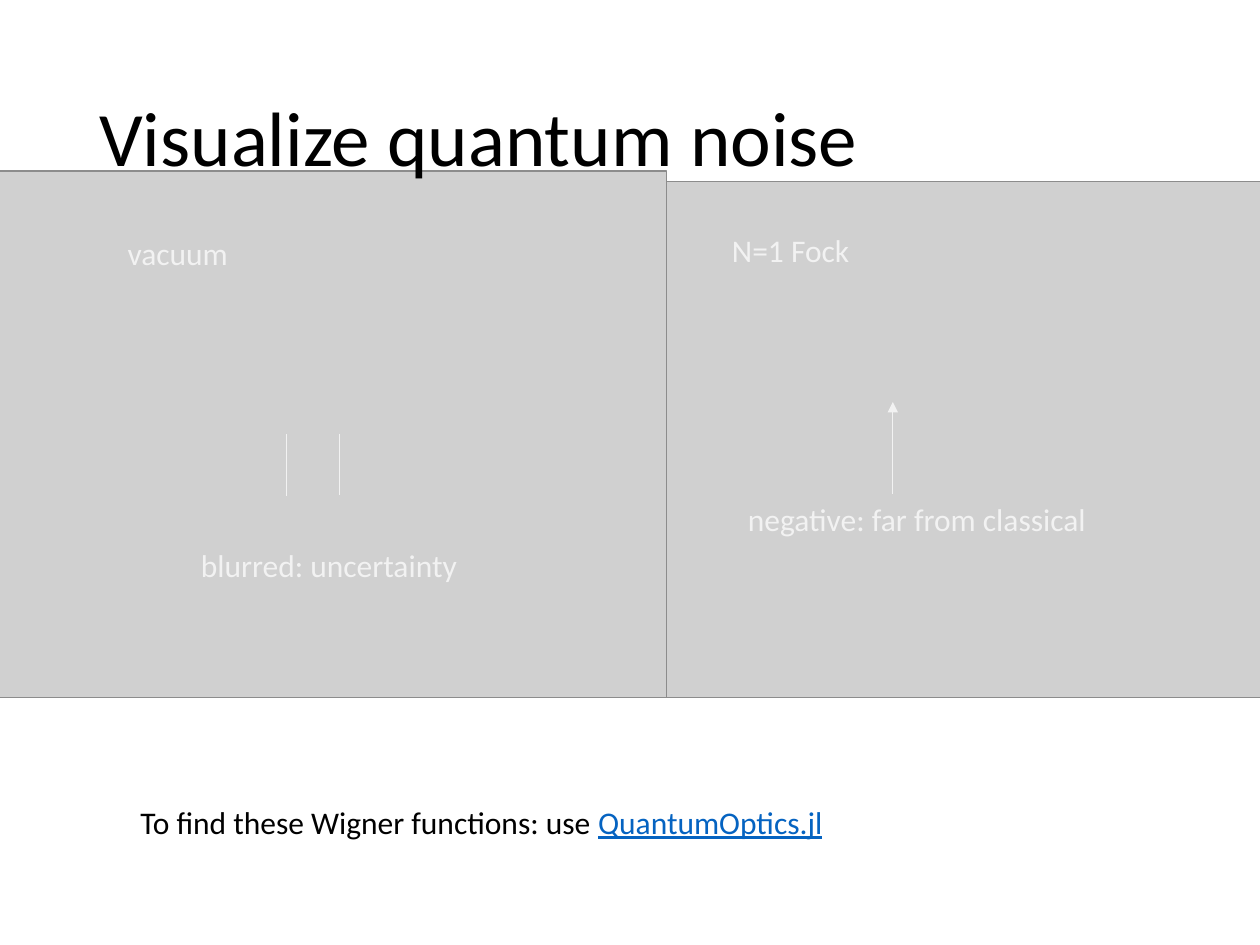
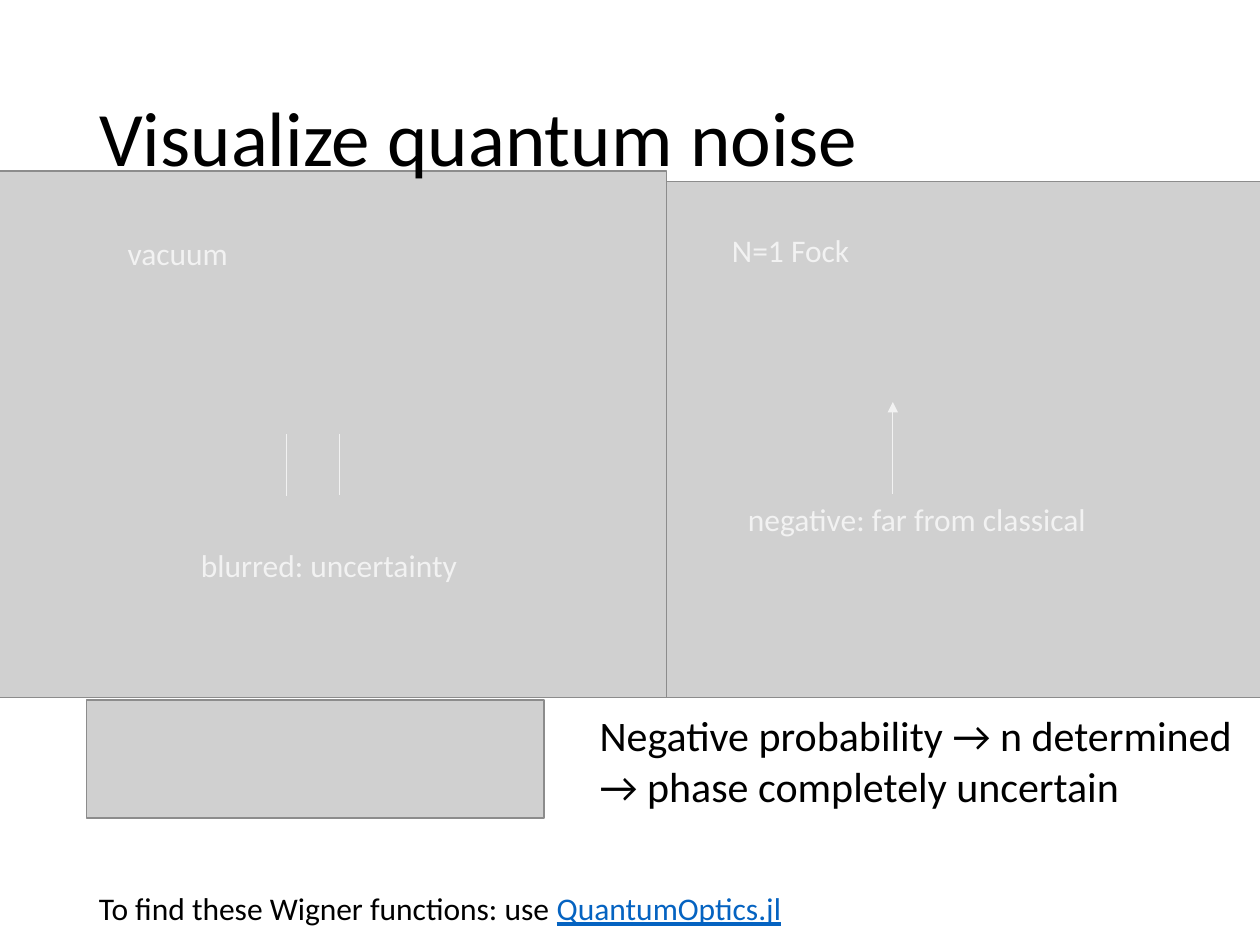
Before and after one commit to jywu20/Notes, a slide deck: slide 4 of Physics-new/yale-signal-noise/Squeezing of quantum noise.pptx. Drawn at 1260x945 pixels with LibreOffice and Linux fonts; fonts in the diff are those of the drawing; grey boxes stand for pictures. Boxes give left, top, right and bottom in pixels: in the first picture for what was removed or moved away, otherwise in the second. Text is boxed around its words. In the diff, an @@ line names an element or a change of style, - is before the commit and + after.

```diff
--- a/Physics-new/yale-signal-noise/Squeezing of quantum noise.pptx
+++ b/Physics-new/yale-signal-noise/Squeezing of quantum noise.pptx
@@ picture added at <box>87,701,544,819</box> @@
@@ text added at <box>600,721,1232,809</box>, 24 pt, text #000000 @@
+Negative probability → n determined
+→ phase completely uncertain
@@ text "To find these Wigner functions: ...": place and size @@
-text "To find these Wigner functions: ..." at <box>140,812,822,840</box>
+text "To find these Wigner functions: ..." at <box>99,898,781,926</box>
```
Also in this commit, not shown: 1 other slide changed, 3 other files.
